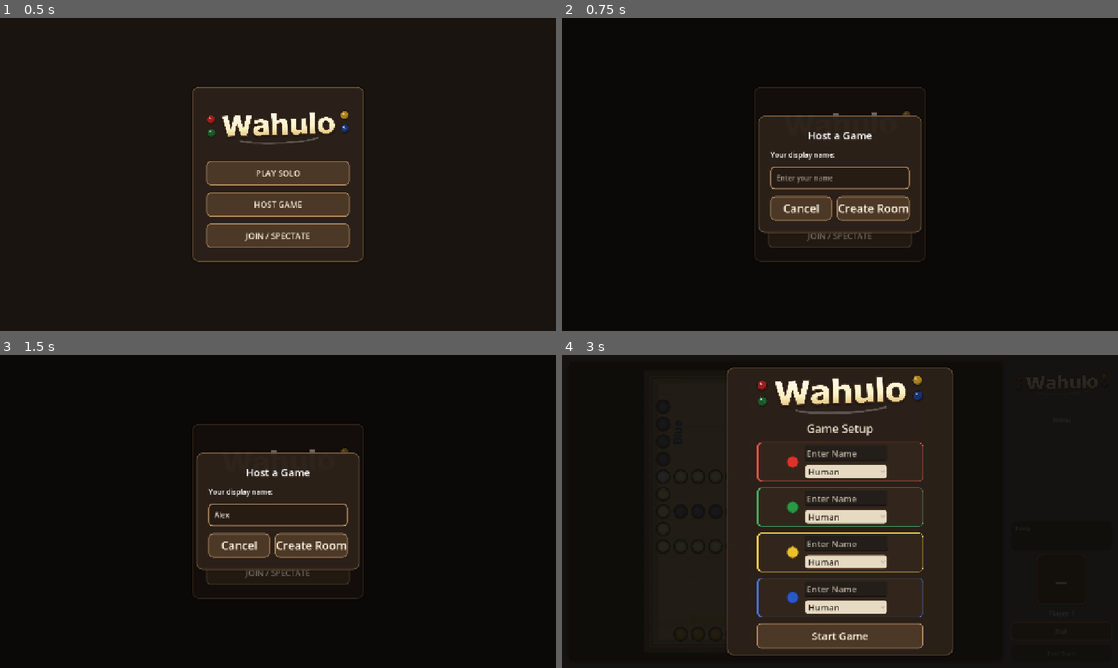
Above: before the commit, frames 1-4 (two rows, left to right).
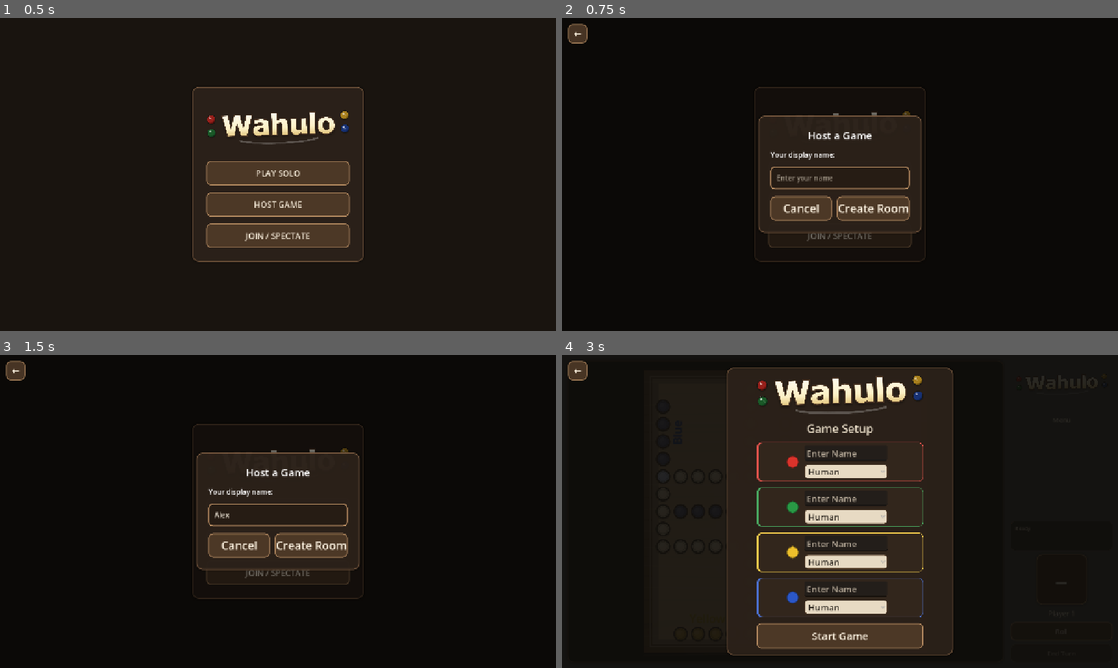
Above: after the commit, the same moments.

Repository: ItsTheMcCoy/wahoo-app
Game: Godot game, scene res://scenes/HomeScreen.tscn
The game is run twice, just before and just after one commit, with the same random seed, the same clock (stepped at 60 frames per second) and the same inputs.
Inputs (mouse positions are in pixels of both pictures, inside the frame that each line leads up to):
- Up to frame 1 (0.5 s): no input
- Up to frame 2 (0.75 s): click "HOST GAME" at 0.5 s
- Up to frame 3 (1.5 s): click (278, 514) at 1.27 s; type "Alex" at 1.35 s
- Up to frame 4 (3 s): click "Cancel" at 2 s; click "PLAY SOLO" at 2.75 s

Frame 1 is identical in both runs. In frame 2, 0.2% of the frame differs, in the area x 1-5%, y 1-9%; in frame 3, 0.2%; in frame 4, 0.2%.

Commit message:
Add icon back buttons to menu screens with device back-button support
Adds compact floating back buttons (Setup, Host/Join prompts, Lobby)
that don't affect existing panel layout, plus a JS history push/pop
shim so the mobile/browser back button mirrors the in-app back action.

Diff:
--- a/godot/scenes/HomeScreen.tscn
+++ b/godot/scenes/HomeScreen.tscn
@@ -126,6 +126,14 @@
 custom_minimum_size = Vector2(0, 56)
 text = "Create Room"
 
+[node name="HostBackButton" type="Button" parent="HostPromptLayer"]
+layout_mode = 1
+offset_left = 14.0
+offset_top = 14.0
+offset_right = 58.0
+offset_bottom = 58.0
+text = "←"
+
 [node name="JoinPromptLayer" type="Control" parent="."]
 layout_mode = 1
 anchors_preset = 15
@@ -212,3 +220,11 @@
 size_flags_horizontal = 3
 custom_minimum_size = Vector2(0, 56)
 text = "Watch"
+
+[node name="JoinBackButton" type="Button" parent="JoinPromptLayer"]
+layout_mode = 1
+offset_left = 14.0
+offset_top = 14.0
+offset_right = 58.0
+offset_bottom = 58.0
+text = "←"
--- a/godot/scenes/Lobby.tscn
+++ b/godot/scenes/Lobby.tscn
@@ -165,3 +165,11 @@
 visible = false
 disabled = true
 text = "START GAME"
+
+[node name="LobbyBackButton" type="Button" parent="."]
+layout_mode = 1
+offset_left = 14.0
+offset_top = 14.0
+offset_right = 58.0
+offset_bottom = 58.0
+text = "←"
--- a/godot/scenes/Main.tscn
+++ b/godot/scenes/Main.tscn
@@ -386,3 +386,11 @@
 custom_minimum_size = Vector2(0, 68)
 text = "Start Game"
 theme_override_font_sizes/font_size = 24
+
+[node name="SetupBackButton" type="Button" parent="SetupOverlay"]
+layout_mode = 1
+offset_left = 14.0
+offset_top = 14.0
+offset_right = 58.0
+offset_bottom = 58.0
+text = "←"
--- a/godot/scripts/home_screen.gd
+++ b/godot/scripts/home_screen.gd
@@ -23,6 +23,7 @@
 @onready var _host_name_label: Label    = $HostPromptLayer/Center/HostPanel/HostContent/HostNameLabel
 @onready var _host_name_field: LineEdit = $HostPromptLayer/Center/HostPanel/HostContent/HostNameField
 @onready var _host_error: Label         = $HostPromptLayer/Center/HostPanel/HostContent/HostErrorLabel
+@onready var _host_back_btn: Button     = $HostPromptLayer/HostBackButton
 @onready var _host_cancel_btn: Button   = $HostPromptLayer/Center/HostPanel/HostContent/HostButtons/HostCancelBtn
 @onready var _host_create_btn: Button   = $HostPromptLayer/Center/HostPanel/HostContent/HostButtons/HostCreateBtn
 @onready var _host_buttons: BoxContainer = $HostPromptLayer/Center/HostPanel/HostContent/HostButtons
@@ -36,6 +37,7 @@
 @onready var _join_name_label: Label        = $JoinPromptLayer/Center/JoinPanel/JoinContent/JoinNameLabel
 @onready var _join_name_field: LineEdit     = $JoinPromptLayer/Center/JoinPanel/JoinContent/JoinNameField
 @onready var _join_error: Label             = $JoinPromptLayer/Center/JoinPanel/JoinContent/JoinErrorLabel
+@onready var _join_back_btn: Button         = $JoinPromptLayer/JoinBackButton
 @onready var _join_cancel_btn: Button       = $JoinPromptLayer/Center/JoinPanel/JoinContent/JoinButtons/JoinCancelBtn
 @onready var _join_player_btn: Button       = $JoinPromptLayer/Center/JoinPanel/JoinContent/JoinButtons/JoinAsPlayerBtn
 @onready var _join_spectator_btn: Button    = $JoinPromptLayer/Center/JoinPanel/JoinContent/JoinButtons/JoinAsSpectatorBtn
@@ -59,9 +61,13 @@
 	_join_btn.pressed.connect(_on_join)
 	_host_cancel_btn.pressed.connect(_close_prompts)
 	_host_create_btn.pressed.connect(_on_host_create)
+	_host_back_btn.pressed.connect(_close_prompts)
 	_join_cancel_btn.pressed.connect(_close_prompts)
 	_join_player_btn.pressed.connect(_on_join_as_player)
 	_join_spectator_btn.pressed.connect(_on_join_as_spectator)
+	_join_back_btn.pressed.connect(_close_prompts)
+	WahooResponsiveLayout.style_icon_button(_host_back_btn)
+	WahooResponsiveLayout.style_icon_button(_join_back_btn)
 	_host_name_field.text_submitted.connect(func(_t): _on_host_create())
 	_join_name_field.text_submitted.connect(func(_t): _on_join_as_player())
 	for field: LineEdit in [_host_name_field, _join_code_field, _join_name_field]:
@@ -246,6 +252,7 @@
 	_host_name_field.text = ""
 	_host_layer.visible = true
 	_focus_text_field(_host_name_field)
+	WahooResponsiveLayout.push_back_handler(_close_prompts)
 
 func _on_join() -> void:
 	_open_join_prompt("")
@@ -259,6 +266,7 @@
 		_focus_text_field(_join_code_field)
 	else:
 		_focus_text_field(_join_name_field)
+	WahooResponsiveLayout.push_back_handler(_close_prompts)
 
 func _focus_text_field(field: LineEdit) -> void:
 	field.grab_focus.call_deferred()
@@ -381,6 +389,7 @@
 		"seats":          [],
 		"spectator_count": 0,
 	}
+	WahooResponsiveLayout.pop_back_handler()
 	get_tree().change_scene_to_file("res://scenes/Lobby.tscn")
 
 func _on_room_joined(payload: Dictionary) -> void:
@@ -393,6 +402,7 @@
 		"seats":          payload.get("seats", []),
 		"spectator_count": int(payload.get("spectatorCount", 0)),
 	}
+	WahooResponsiveLayout.pop_back_handler()
 	get_tree().change_scene_to_file("res://scenes/Lobby.tscn")
 
 func _on_spectator_joined_ok(payload: Dictionary) -> void:
@@ -405,6 +415,7 @@
 		"seats":          [],
 		"spectator_count": int(payload.get("spectatorCount", 0)),
 	}
+	WahooResponsiveLayout.pop_back_handler()
 	get_tree().change_scene_to_file("res://scenes/Lobby.tscn")
 
 func _on_join_error(payload: Dictionary) -> void:
@@ -417,6 +428,7 @@
 # --- Prompt helpers ---
 
 func _close_prompts() -> void:
+	WahooResponsiveLayout.pop_back_handler()
 	_unwire_signals()
 	Network.disconnect_from_relay()
 	_host_layer.visible = false
--- a/godot/scripts/lobby.gd
+++ b/godot/scripts/lobby.gd
@@ -46,6 +46,7 @@
 @onready var _start_game_btn: Button          = $ScrollContainer/Center/LobbyPanel/Content/ActionRow/StartGameBtn
 @onready var _leave_btn: Button               = $ScrollContainer/Center/LobbyPanel/Content/ActionRow/LeaveBtn
 @onready var _action_row: BoxContainer        = $ScrollContainer/Center/LobbyPanel/Content/ActionRow
+@onready var _back_btn: Button                = $LobbyBackButton
 
 var _role := ""
 var _game_id := ""
@@ -84,8 +85,11 @@
 	get_viewport().size_changed.connect(_on_viewport_resized)
 	_setup_ui()
 	_connect_signals()
+	_back_btn.pressed.connect(_on_leave)
+	WahooResponsiveLayout.style_icon_button(_back_btn)
 	_on_viewport_resized()
 	WahooResponsiveLayout.set_menu_mode(true)
+	WahooResponsiveLayout.push_back_handler(_on_leave)
 
 func _on_viewport_resized() -> void:
 	var viewport_size := get_viewport_rect().size
@@ -444,6 +448,7 @@
 	Network.ctx["role"]           = _role
 	Network.ctx["awaiting_opening_roll"] = bool(payload.get("awaitingOpeningRoll", false))
 	Network.ctx["opening_roll_rounds"] = payload.get("openingRollRounds", [])
+	WahooResponsiveLayout.pop_back_handler()
 	get_tree().change_scene_to_file("res://scenes/Main.tscn")
 
 # --- Host actions ---
@@ -481,6 +486,7 @@
 # --- Leave ---
 
 func _on_leave() -> void:
+	WahooResponsiveLayout.pop_back_handler()
 	_disconnect_signals()
 	Network.disconnect_from_relay()
 	Network.ctx = {}
--- a/godot/scripts/main.gd
+++ b/godot/scripts/main.gd
@@ -64,6 +64,7 @@
 @onready var _setup_overlay: ColorRect = $SetupOverlay
 @onready var _setup_panel: PanelContainer = $SetupOverlay/SetupCenter/SetupPanel
 @onready var _setup_brand_title: TextureRect = $SetupOverlay/SetupCenter/SetupPanel/SetupContent/BrandTitle
+@onready var _setup_back_button: Button = $SetupOverlay/SetupBackButton
 @onready var _start_button: Button = $SetupOverlay/SetupCenter/SetupPanel/SetupContent/StartButton
 @onready var _seat_option_0: OptionButton = $SetupOverlay/SetupCenter/SetupPanel/SetupContent/PlayerCard0/PlayerCard0Inner/Seat0RightCol/Seat0Option
 @onready var _seat_option_1: OptionButton = $SetupOverlay/SetupCenter/SetupPanel/SetupContent/PlayerCard1/PlayerCard1Inner/Seat1RightCol/Seat1Option
@@ -112,6 +113,8 @@
 	_new_game_button.pressed.connect(_on_new_game_from_win)
 	_board.move_selected.connect(_on_board_move_selected)
 	_start_button.pressed.connect(_on_start_pressed)
+	_setup_back_button.pressed.connect(_on_setup_back_pressed)
+	WahooResponsiveLayout.style_icon_button(_setup_back_button)
 	_smoke_summary = _build_smoke_summary()
 	_setup_game_menu()
 	_die_label.text = "–"
@@ -132,6 +135,7 @@
 	else:
 		_setup_overlay.visible = true
 		WahooResponsiveLayout.set_menu_mode(true)
+		WahooResponsiveLayout.push_back_handler(_on_setup_back_pressed)
 
 func _normalize_profile_name(name: String) -> String:
 	return name.strip_edges().to_lower()
@@ -814,7 +818,12 @@
 			_seat_display_names[i] = _profile_labels.get(_seat_types[i], _seat_types[i])
 	_setup_overlay.visible = false
 	WahooResponsiveLayout.set_menu_mode(false)
+	WahooResponsiveLayout.pop_back_handler()
 	_new_game()
+
+func _on_setup_back_pressed() -> void:
+	WahooResponsiveLayout.pop_back_handler()
+	get_tree().change_scene_to_file("res://scenes/HomeScreen.tscn")
 
 func _on_new_game_from_win() -> void:
 	if _is_multiplayer:
@@ -826,6 +835,7 @@
 	_win_overlay.visible = false
 	_setup_overlay.visible = true
 	WahooResponsiveLayout.set_menu_mode(true)
+	WahooResponsiveLayout.push_back_handler(_on_setup_back_pressed)
 	_refresh_setup_name_fields()
 
 func _new_game() -> void:
--- a/godot/scripts/wahoo_responsive_layout.gd
+++ b/godot/scripts/wahoo_responsive_layout.gd
@@ -30,3 +30,52 @@
 		JavaScriptBridge.eval("document.body.classList.add('menu-mode')")
 	else:
 		JavaScriptBridge.eval("document.body.classList.remove('menu-mode')")
+
+# Registers `callback` as the action to run when the user presses the
+# device/browser back button, and pushes a browser history entry so that
+# press has something to "undo". Pair with pop_back_handler() so an in-app
+# back button keeps the browser history stack balanced.
+static func push_back_handler(callback: Callable) -> void:
+	if not OS.has_feature("web"):
+		return
+	var window := JavaScriptBridge.get_interface("window")
+	var js_callback := JavaScriptBridge.create_callback(callback)
+	window.call("wahuloPushBack", js_callback)
+
+# Consumes the currently registered back handler (if any) and rewinds the
+# browser history entry pushed for it. Safe to call even if nothing is
+# registered (no-op).
+static func pop_back_handler() -> void:
+	if not OS.has_feature("web"):
+		return
+	var window := JavaScriptBridge.get_interface("window")
+	window.call("wahuloPopBack")
+
+# Applies a compact, icon-sized button style for navigation controls (e.g.
+# back buttons) that float over a screen without affecting panel layout.
+static func style_icon_button(btn: Button, font_size: int = 22) -> void:
+	var normal := StyleBoxFlat.new()
+	normal.bg_color = Color(0.30, 0.22, 0.15, 0.92)
+	normal.border_color = Color(0.73, 0.56, 0.39, 0.92)
+	normal.border_width_left = 2
+	normal.border_width_top = 2
+	normal.border_width_right = 2
+	normal.border_width_bottom = 2
+	normal.corner_radius_top_left = 10
+	normal.corner_radius_top_right = 10
+	normal.corner_radius_bottom_left = 10
+	normal.corner_radius_bottom_right = 10
+
+	var hover := normal.duplicate() as StyleBoxFlat
+	hover.bg_color = Color(0.38, 0.28, 0.19, 0.92)
+
+	var pressed := normal.duplicate() as StyleBoxFlat
+	pressed.bg_color = Color(0.22, 0.16, 0.11, 0.92)
+
+	btn.add_theme_stylebox_override("normal", normal)
+	btn.add_theme_stylebox_override("hover", hover)
+	btn.add_theme_stylebox_override("pressed", pressed)
+	btn.add_theme_color_override("font_color", Color(0.97, 0.93, 0.86))
+	btn.add_theme_color_override("font_hover_color", Color(1.0, 0.97, 0.90))
+	btn.add_theme_color_override("font_pressed_color", Color(0.97, 0.93, 0.86))
+	btn.add_theme_font_size_override("font_size", font_size)
Not shown, changed: godot/build/web/index.html
Not shown, changed: godot/build/web/index.pck
Not shown, changed: godot/custom_html_shell.html
